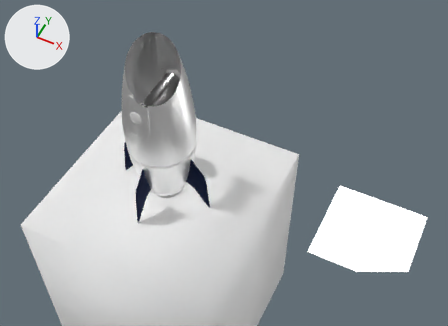
Renders of the glTF model public/scenes3d/rocket/rocket.glb from each side of a commit.
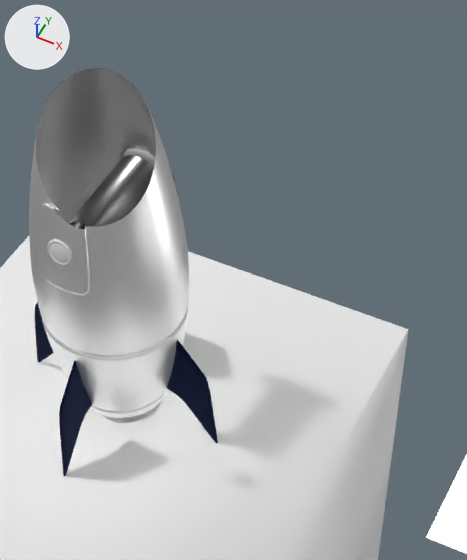
Each version is shown whole from a camera (50 mm lens) standing at (5.71, -8.22, 10.81) and looking at (1.68, -0.15, 0.73), then close up on the part from 24% to 73% of the width and 0% to 81% of the height. The axes (+X, +Y, +Z) are drawn at upper left. The lights are the same throughout. Everything nearer to the camera than a plane just in front of the edit is cut away. Where no turn or scale is listed for an object, it has been applied to the vertices. Vertices at the same position are counted once.

The scene before the commit, as lines of its bpy script (objects in view):
```python
mat_material_001 = principled_material('Material.001')
mat_material_001.base_color = (0.346, 0.346, 0.346)  # grey #9f9f9f
mat_material_001.metallic = 1.0
mat_material_001.roughness = 0.247
me_circle_001 = bpy.data.meshes.new('Circle.001')
me_circle_001.from_pydata(...)  # 768 vertices, 1408 faces; spans x -0.443..0.457, y -0.855..0.321, z -0.417..0.478
me_circle_001.materials.append(mat_material_001)  # grey #9f9f9f
me_cube_002 = bpy.data.meshes.new('Cube.002')
me_cube_002.from_pydata(...)  # 4811 vertices, 9510 faces; spans x -0.81..0.81, y -0.82..0.81, z -1.11..3.76
me_cube_002.materials.append(mat_material_003)  # picture img_rocket_body
me_cube_013 = bpy.data.meshes.new('Cube.013')
me_cube_013.from_pydata(...)  # 1416 vertices, 2816 faces; spans x -1.25..1.25, y -1.25..1.25, z -1.22..0.37
me_cube_013.materials.append(mat_material)  # dark blue #0f1c3d
ob_rocket_body = bpy.data.objects.new('Rocket body', me_cube_002)
ob_rocket_body.location = (0.0, 0.0, 0.12)
ob_rocket_fin = bpy.data.objects.new('Rocket fin', me_cube_013)
ob_rocket_fin.location = (0.0, 0.0, 0.0)
ob_rocket_window_frame = bpy.data.objects.new('Rocket window frame', me_circle_001)
ob_rocket_window_frame.location = (0.03, 0.52, 1.7)
# also in view: 'Exhaust Domain' at (0.0, 0.0, -4.13); 'Plane' at (5.03, 0.0, 0.0)
```
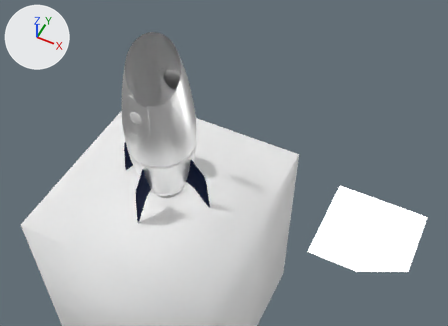
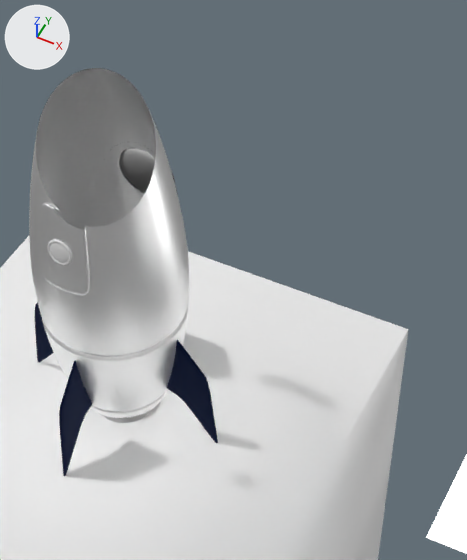
Edits to the bpy script that builds the scene:
```text
Add img_rocket_window_frame_bump:
    img_rocket_window_frame_bump = load_image('Rocket window frame bump', '_unpacked/Rocket_window_frame_bump', 1024, 1024, 'Non-Color')
Change mat_material_001:
    add n2 = _N.new('ShaderNodeNormalMap'); n2.name = 'Normal Map'
    add n2.uv_map = 'UVMap'
    add n3 = _N.new('ShaderNodeTexImage'); n3.name = 'Image Texture'
    add n3.image = img_rocket_window_frame_bump
    where n0 = _N.new('ShaderNodeBsdfPrincipled'); n0.name = 'Principled BSDF'
    add _L.new(n2.outputs[0], n0.inputs[5])  # 'Normal' to 'Normal'
    add _L.new(n3.outputs[0], n2.inputs[1])  # 'Color' to 'Color'
Change me_circle_001:
    where me_circle_001.from_pydata(...)  # 768 vertices, 1408 faces; spans x -0.443..0.457, y -0.855..0.321, z -0.417..0.478
    used by ob_rocket_window_frame; location = (0.03, 0.52, 1.7)
    me_circle_001 part 1: all 64 vertices in x -0.328..0.243, y -0.855..-0.779, z -0.383..0.184 are moved by (0.053, 1.003, 0.133)
```

Changed parts and their boxes [x1, y1, x2, y2] in the close-ups (467 x 560 px; the box of a moved part takes in the faces that stretch with it):
'Rocket window frame', surface changed, reshaped (38% narrower, 44% shorter)
    before: [68, 142, 177, 230]
    after: [110, 142, 177, 191]
part 1 of me_circle_001, moved or reshaped (not visible afterwards)
    before: [68, 155, 150, 230]
'Rocket window', unchanged, uncovered by the edit
    before: [119, 148, 155, 166]
    after: [119, 148, 155, 194]
